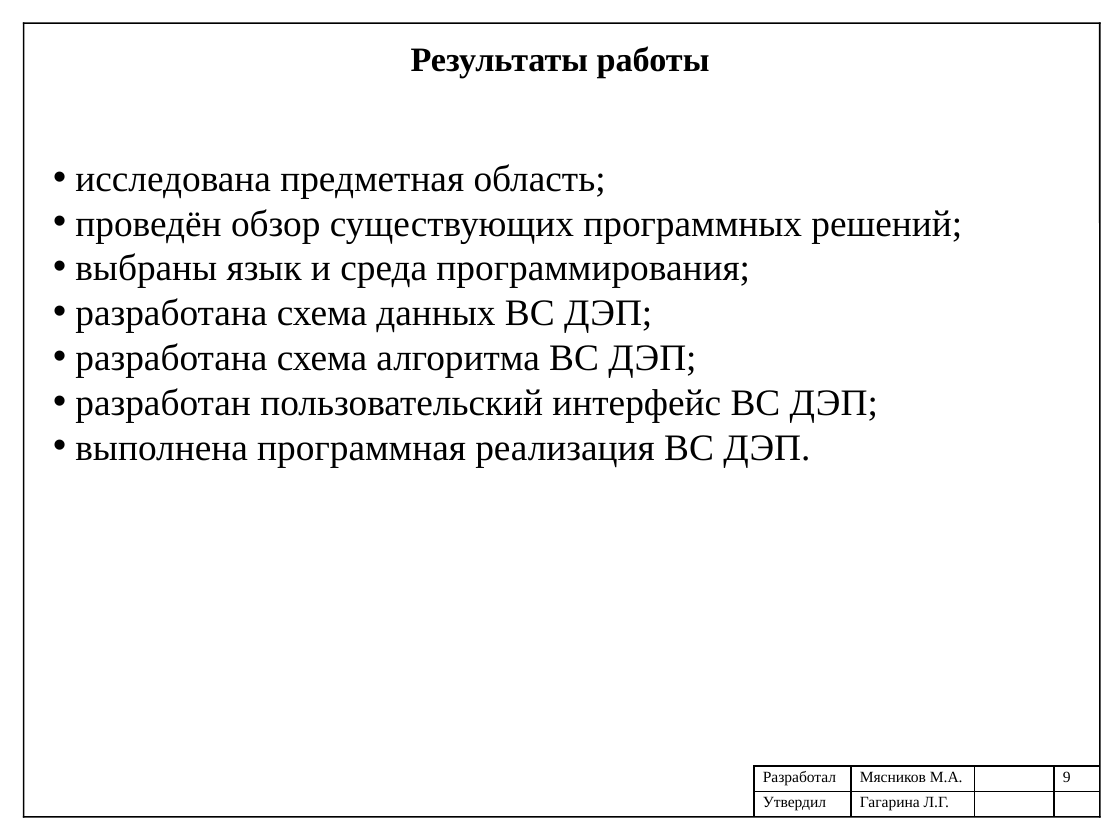
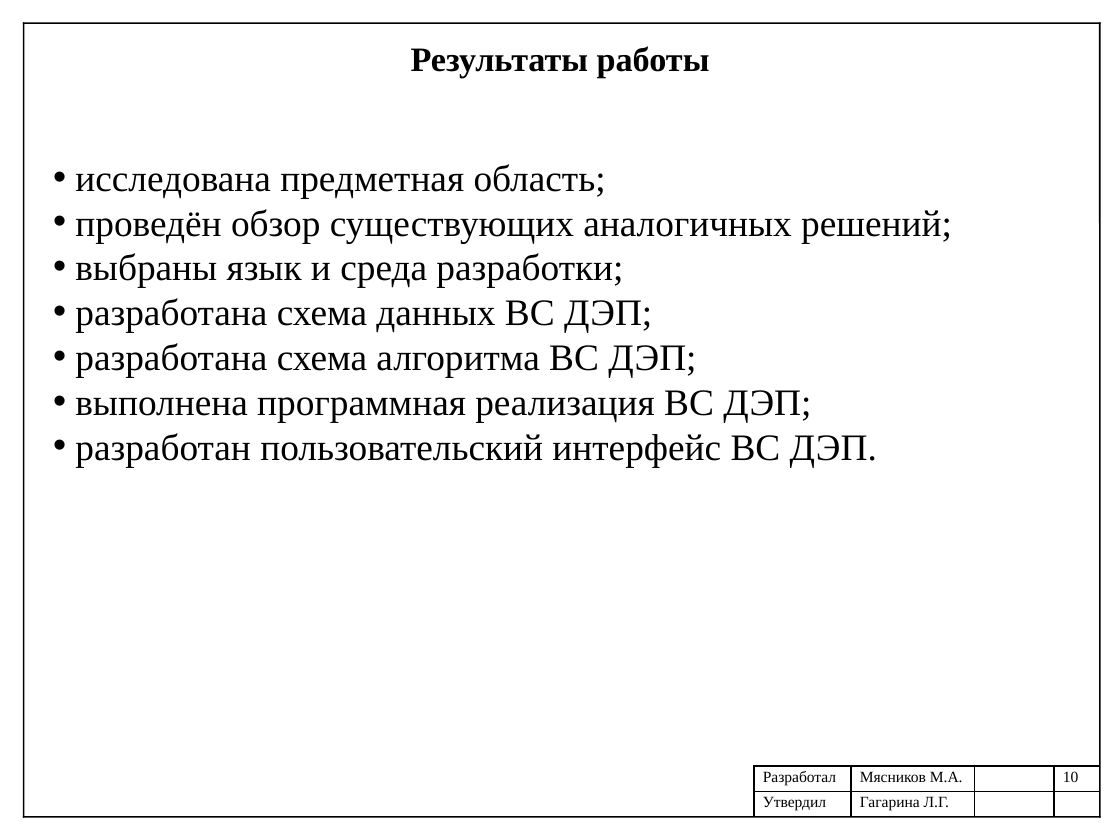
Before and after one commit to mJaJksJ/VCR, a slide deck: slide 10 of Технологическая практика/Презентация отчета.pptx (slide 9 before the commit). Drawn at 1120x840 pixels with LibreOffice and Linux fonts; fonts in the diff are those of the drawing. Boxes give left, top, right and bottom in pixels: in the first picture for what was removed or moved away, otherwise in the second. Text is boxed around its words. In the diff, an @@ line names an element or a change of style, - is before the commit and + after.

```diff
--- a/Технологическая практика/Презентация отчета.pptx
+++ b/Технологическая практика/Презентация отчета.pptx
@@ text at [75,209,952,288]: text changed @@
-• проведён обзор существующих программных решений;
-• выбраны язык и среда программирования;
+• проведён обзор существующих аналогичных решений;
+• выбраны язык и среда разработки;
@@ text at [75,390,877,467]: text changed @@
-• разработан пользовательский интерфейс ВС ДЭП;
-• выполнена программная реализация ВС ДЭП.
+• выполнена программная реализация ВС ДЭП;
+• разработан пользовательский интерфейс ВС ДЭП.
@@ table at [754,766,1100,816] @@
-row 1, column 4: 9
+row 1, column 4: 10
```
Also in this commit, not shown: 4 other slides changed, 1 slide added, 3 other files.
